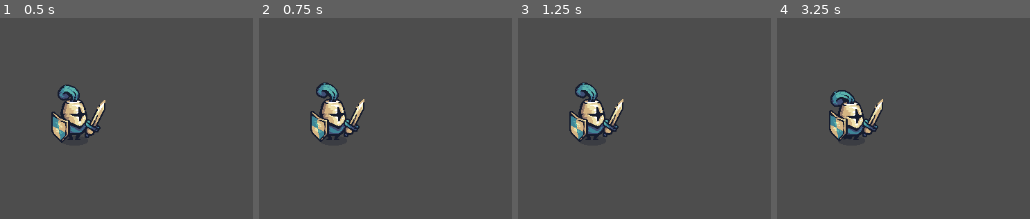
Above: before the commit, frames 1-4 (left to right).
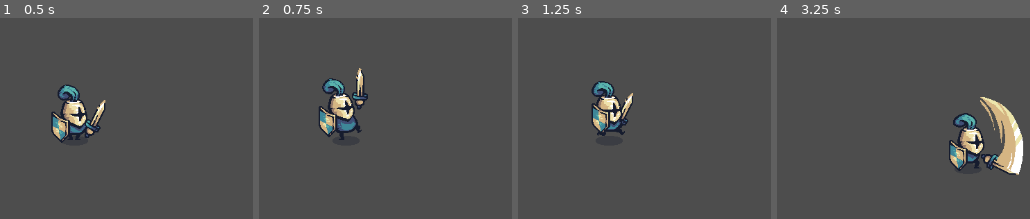
Above: after the commit, the same moments.

Repository: nartojunior/dio-becas-jogos-godot-02
Game: Godot game, scene res://Scenes/Game/main.tscn
The game is run twice, just before and just after one commit, with the same random seed, the same clock (stepped at 60 frames per second) and the same inputs.
Inputs:
- Up to frame 1 (0.5 s): no input
- Up to frame 2 (0.75 s): tap Enter (ui_accept) at 0.5 s; hold D (move_right) from 0.53 s (still down); tap Space (attack, bound only after the commit) at 0.6 s
- Up to frame 3 (1.25 s): keep holding D (move_right); tap Enter (ui_accept) at 0.77, 0.8, 1.07 s
- Up to frame 4 (3.25 s): release D (move_right) at 1.28 s; hold S (move_down) 1.28-2.03 s; tap Enter (ui_accept) at 1.35, 1.52, 1.82, 2.3, 3.02 s; tap Space (attack, bound only after the commit) at 1.55, 2.1, 2.85 s; hold D (move_right) 2.03-2.78 s; hold Up (move_up) from 2.78 s (still down)

Frame 1 is identical in both runs. In frame 2, 4.5% of the frame differs, in the area x 20-44%, y 24-62%; in frame 3, 4.8%; in frame 4, 9.4%, in the area x 20-98%, y 35-79%.

Commit message:
refact(player): melhora a legibilidade do código com as funções melhor distribuídas.

Diff:
--- a/src/aula_04/Prefabs/Player.tscn
+++ b/src/aula_04/Prefabs/Player.tscn
@@ -20,8 +20,85 @@
 "values": [Vector2i(0, 0)]
 }
 
+[sub_resource type="Animation" id="Animation_bd6ma"]
+resource_name = "attack_down_1"
+length = 0.6
+tracks/0/type = "value"
+tracks/0/imported = false
+tracks/0/enabled = true
+tracks/0/path = NodePath("WarriorBlue:frame_coords")
+tracks/0/interp = 1
+tracks/0/loop_wrap = true
+tracks/0/keys = {
+"times": PackedFloat32Array(0, 0.1, 0.2, 0.3, 0.4, 0.5),
+"transitions": PackedFloat32Array(1, 1, 1, 1, 1, 1),
+"update": 1,
+"values": [Vector2i(0, 4), Vector2i(1, 4), Vector2i(2, 4), Vector2i(3, 4), Vector2i(4, 4), Vector2i(5, 4)]
+}
+
 [sub_resource type="Animation" id="Animation_ub7jc"]
-resource_name = "attack_side"
+resource_name = "attack_side_1"
+length = 0.6
+tracks/0/type = "value"
+tracks/0/imported = false
+tracks/0/enabled = true
+tracks/0/path = NodePath("WarriorBlue:frame_coords")
+tracks/0/interp = 1
+tracks/0/loop_wrap = true
+tracks/0/keys = {
+"times": PackedFloat32Array(0, 0.1, 0.2, 0.3, 0.4, 0.5),
+"transitions": PackedFloat32Array(1, 1, 1, 1, 1, 1),
+"update": 1,
+"values": [Vector2i(0, 2), Vector2i(1, 2), Vector2i(2, 2), Vector2i(3, 2), Vector2i(4, 2), Vector2i(5, 2)]
+}
+
+[sub_resource type="Animation" id="Animation_63aui"]
+resource_name = "attack_side_2"
+length = 0.6
+tracks/0/type = "value"
+tracks/0/imported = false
+tracks/0/enabled = true
+tracks/0/path = NodePath("WarriorBlue:frame_coords")
+tracks/0/interp = 1
+tracks/0/loop_wrap = true
+tracks/0/keys = {
+"times": PackedFloat32Array(0, 0.1, 0.2, 0.3, 0.4, 0.5),
+"transitions": PackedFloat32Array(1, 1, 1, 1, 1, 1),
+"update": 1,
+"values": [Vector2i(0, 3), Vector2i(1, 3), Vector2i(2, 3), Vector2i(3, 3), Vector2i(4, 3), Vector2i(5, 3)]
+}
+
+[sub_resource type="Animation" id="Animation_f3c1p"]
+resource_name = "attack_up_1"
+length = 0.6
+tracks/0/type = "value"
+tracks/0/imported = false
+tracks/0/enabled = true
+tracks/0/path = NodePath("WarriorBlue:frame_coords")
+tracks/0/interp = 1
+tracks/0/loop_wrap = true
+tracks/0/keys = {
+"times": PackedFloat32Array(0, 0.1, 0.2, 0.3, 0.4, 0.5),
+"transitions": PackedFloat32Array(1, 1, 1, 1, 1, 1),
+"update": 1,
+"values": [Vector2i(0, 6), Vector2i(1, 6), Vector2i(2, 6), Vector2i(3, 6), Vector2i(4, 6), Vector2i(5, 6)]
+}
+
+[sub_resource type="Animation" id="Animation_njljr"]
+resource_name = "attack_up_2"
+length = 0.6
+tracks/0/type = "value"
+tracks/0/imported = false
+tracks/0/enabled = true
+tracks/0/path = NodePath("WarriorBlue:frame_coords")
+tracks/0/interp = 1
+tracks/0/loop_wrap = true
+tracks/0/keys = {
+"times": PackedFloat32Array(0, 0.1, 0.2, 0.3, 0.4, 0.5),
+"transitions": PackedFloat32Array(1, 1, 1, 1, 1, 1),
+"update": 1,
+"values": [Vector2i(0, 7), Vector2i(1, 7), Vector2i(2, 7), Vector2i(3, 7), Vector2i(4, 7), Vector2i(5, 7)]
+}
 
 [sub_resource type="Animation" id="Animation_4cey8"]
 resource_name = "idle"
@@ -60,13 +137,18 @@
 [sub_resource type="AnimationLibrary" id="AnimationLibrary_o8fjo"]
 _data = {
 "RESET": SubResource("Animation_yfkaq"),
-"attack_side": SubResource("Animation_ub7jc"),
+"attack_down_1": SubResource("Animation_bd6ma"),
+"attack_side_1": SubResource("Animation_ub7jc"),
+"attack_side_2": SubResource("Animation_63aui"),
+"attack_up_1": SubResource("Animation_f3c1p"),
+"attack_up_2": SubResource("Animation_njljr"),
 "idle": SubResource("Animation_4cey8"),
 "run": SubResource("Animation_ffonl")
 }
 
 [node name="Player" type="CharacterBody2D"]
 script = ExtResource("1_iaqna")
+speed = 6.0
 
 [node name="WarriorBlue" type="Sprite2D" parent="."]
 position = Vector2(0, -26)
--- a/src/aula_04/Scripts/Player.gd
+++ b/src/aula_04/Scripts/Player.gd
@@ -1,23 +1,95 @@
 extends CharacterBody2D
 
+@export var speed: float = 10
+@onready var animation_player: AnimationPlayer = $AnimationPlayer
+@onready var sprite: Sprite2D = $WarriorBlue
 
-@onready var animation_player: AnimationPlayer = $AnimationPlayer
-
-var is_running:bool = false
+var is_running: bool = false
+var is_attacking: bool = false
+var is_attack_1: bool = true
+var is_moving_right = true;
+var attack_cooldown: float = 2.0
 
 func _ready():
-    animation_player.play("idle")
-    pass
+	animation_player.play("idle")
+	pass
 
-func _process(delta:float) -> void:
+func _process(delta: float) -> void:
+	update_cooldown(delta)
+	pass
 
-    if Input.is_action_just_pressed("ui_accept"):
-        if is_running:
-            animation_player.play("idle")
-            is_running = false
-            pass
-        else:
-            animation_player.play("run")
-            is_running = true
+func update_cooldown(delta:float)->void:
+	attack_cooldown -= delta
 
-    pass
+	if attack_cooldown <= 0:
+		is_attacking = false
+		pass
+	pass
+
+func _physics_process(delta: float) -> void:
+	read_input(delta)
+
+	if is_attacking == false:
+		if is_running:
+			animation_player.play("run")
+		else:
+			animation_player.play("idle")
+
+	pass
+
+func read_input(delta:float) -> void:
+
+	var input_vector = Input.get_vector("move_left", "move_right", "move_up", "move_down")
+
+	if input_vector.x == 0 and input_vector.y == 0:
+		is_running = false
+	else:
+		is_running = true
+
+	var target_velocity = input_vector * speed * delta * 2000
+
+	if is_attacking:
+		target_velocity *= 0.05
+
+	velocity = lerp(velocity, target_velocity, 0.5)
+
+	if input_vector.x > 0:
+		is_moving_right = true
+		fix_sprite_direction()
+		pass
+
+	if input_vector.x < 0:
+		is_moving_right = false
+		fix_sprite_direction()
+		pass
+
+	move_and_slide()
+
+	if Input.is_action_just_pressed("attack"):
+		attack()
+
+	pass
+
+func fix_sprite_direction():
+	if is_attacking == false:
+		sprite.flip_h = !is_moving_right
+
+func attack() -> void:
+	if is_attacking:
+		return
+
+	# adjust attack animation
+	var attack_label: String
+
+	if is_attack_1:
+		attack_label = "attack_side_1"
+	else:
+		attack_label = "attack_side_2"
+
+	animation_player.play(attack_label)
+	attack_cooldown = animation_player.get_animation(attack_label).length
+
+	is_attack_1 = !is_attack_1
+	is_attacking = true
+
+	pass
--- a/src/aula_04/project.godot
+++ b/src/aula_04/project.godot
@@ -31,7 +31,7 @@
 }
 move_up={
 "deadzone": 0.5,
-"events": [Object(InputEventKey,"resource_local_to_scene":false,"resource_name":"","device":-1,"window_id":0,"alt_pressed":false,"shift_pressed":false,"ctrl_pressed":false,"meta_pressed":false,"pressed":false,"keycode":0,"physical_keycode":83,"key_label":0,"unicode":115,"echo":false,"script":null)
+"events": [Object(InputEventKey,"resource_local_to_scene":false,"resource_name":"","device":-1,"window_id":0,"alt_pressed":false,"shift_pressed":false,"ctrl_pressed":false,"meta_pressed":false,"pressed":false,"keycode":0,"physical_keycode":87,"key_label":0,"unicode":119,"echo":false,"script":null)
 , Object(InputEventKey,"resource_local_to_scene":false,"resource_name":"","device":-1,"window_id":0,"alt_pressed":false,"shift_pressed":false,"ctrl_pressed":false,"meta_pressed":false,"pressed":false,"keycode":0,"physical_keycode":4194320,"key_label":0,"unicode":0,"echo":false,"script":null)
 ]
 }
@@ -41,6 +41,12 @@
 , Object(InputEventKey,"resource_local_to_scene":false,"resource_name":"","device":-1,"window_id":0,"alt_pressed":false,"shift_pressed":false,"ctrl_pressed":false,"meta_pressed":false,"pressed":false,"keycode":0,"physical_keycode":4194322,"key_label":0,"unicode":0,"echo":false,"script":null)
 ]
 }
+attack={
+"deadzone": 0.5,
+"events": [Object(InputEventKey,"resource_local_to_scene":false,"resource_name":"","device":-1,"window_id":0,"alt_pressed":false,"shift_pressed":false,"ctrl_pressed":false,"meta_pressed":false,"pressed":false,"keycode":0,"physical_keycode":32,"key_label":0,"unicode":32,"echo":false,"script":null)
+, Object(InputEventMouseButton,"resource_local_to_scene":false,"resource_name":"","device":-1,"window_id":0,"alt_pressed":false,"shift_pressed":false,"ctrl_pressed":false,"meta_pressed":false,"button_mask":0,"position":Vector2(0, 0),"global_position":Vector2(0, 0),"factor":1.0,"button_index":1,"canceled":false,"pressed":false,"double_click":false,"script":null)
+]
+}
 
 [rendering]
 
Not shown: 1 places in src/aula_04/Prefabs/Player.tscn that only renumber resources
